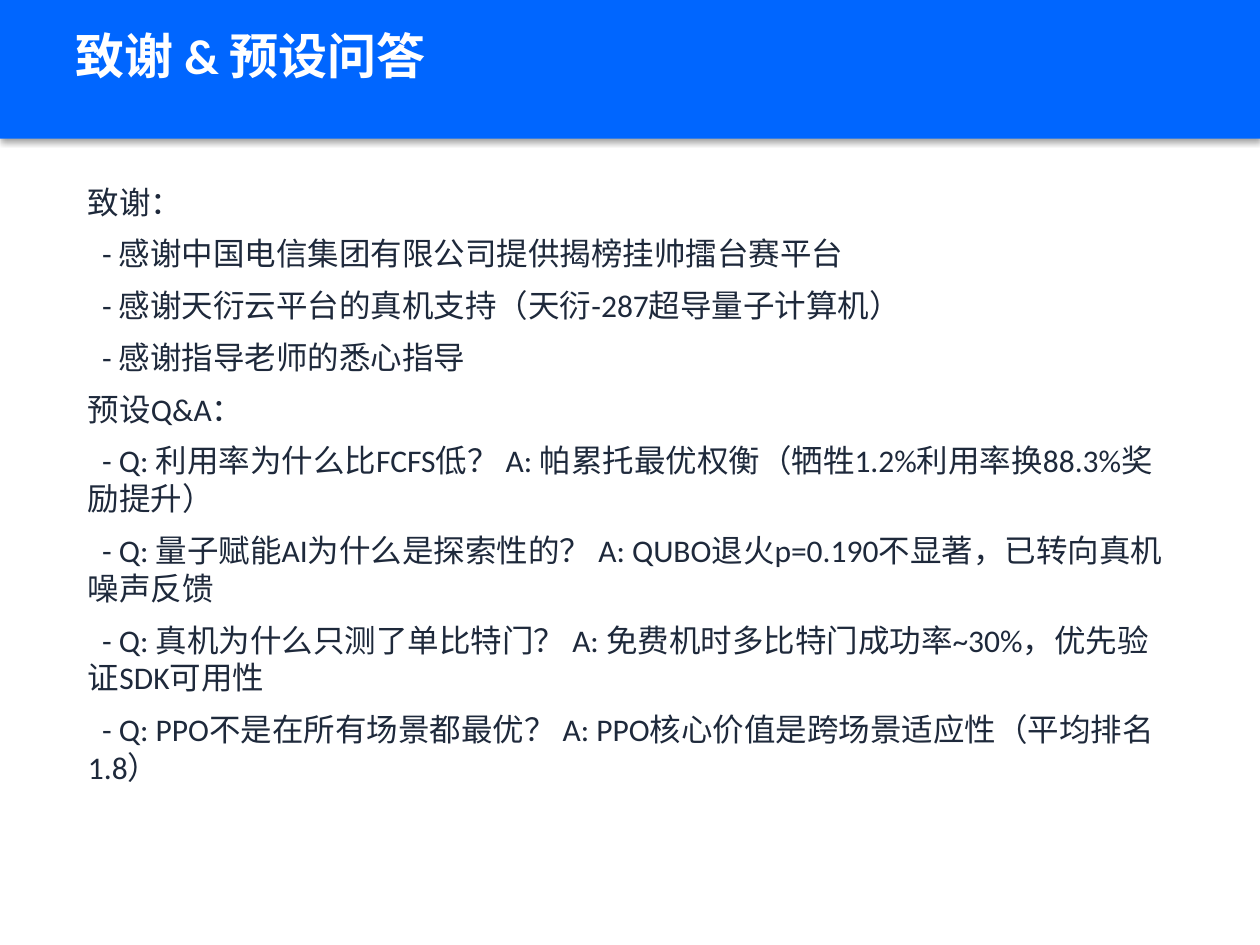
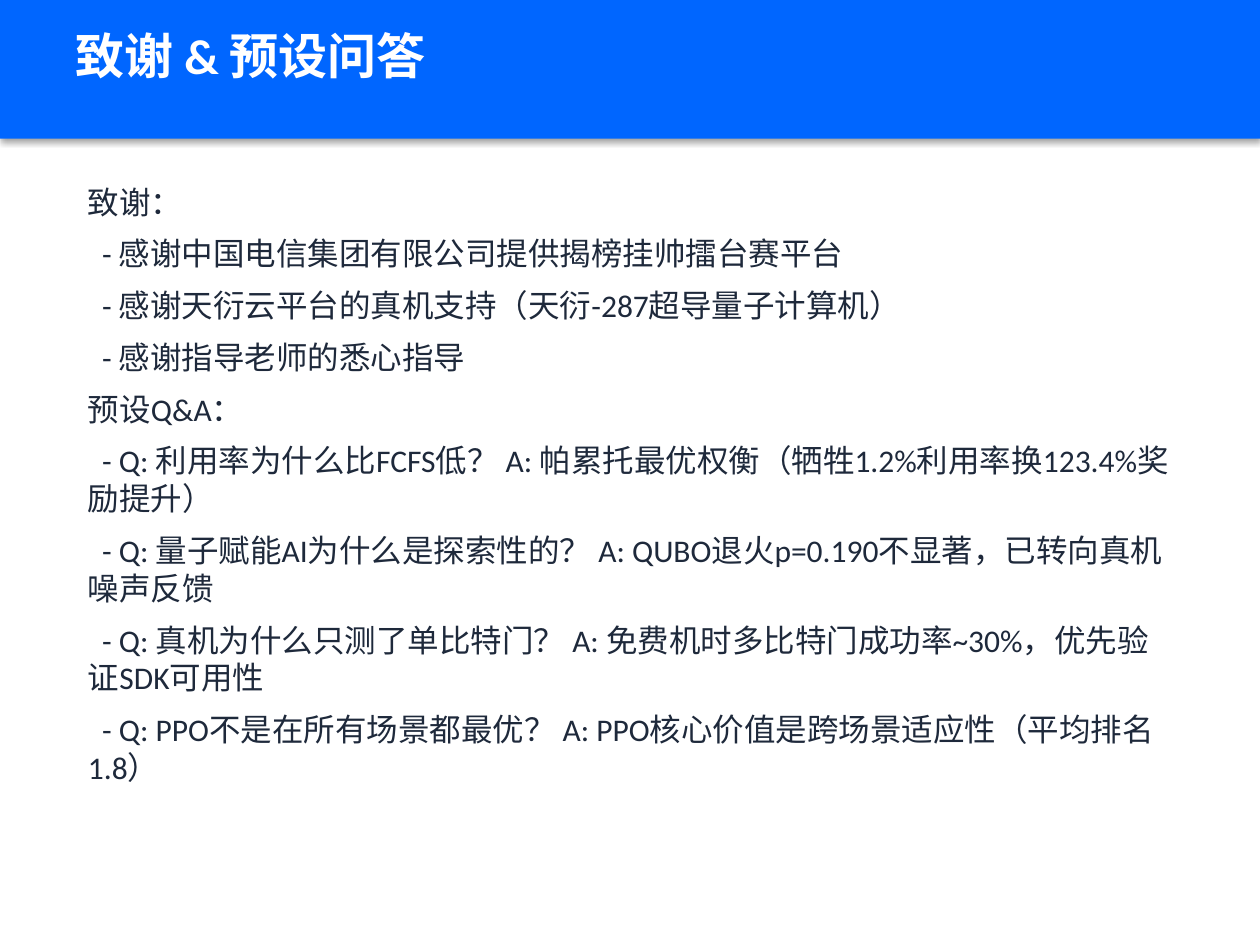
Before and after one commit to xiabai2008/quantum-rl-scheduler, a slide deck: slide 18 of deliverable_models/答辩PPT.pptx. Drawn at 1260x945 pixels with LibreOffice and Linux fonts; fonts in the diff are those of the drawing. Boxes give left, top, right and bottom in pixels: in the first picture for what was removed or moved away, otherwise in the second. Text is boxed around its words. In the diff, an @@ line names an element or a change of style, - is before the commit and + after.

```diff
--- a/deliverable_models/答辩PPT.pptx
+++ b/deliverable_models/答辩PPT.pptx
@@ text at [88,445,1169,513]: text changed @@
-- Q: 利用率为什么比FCFS低？ A: 帕累托最优权衡（牺牲1.2%利用率换88.3%奖励提升）
+- Q: 利用率为什么比FCFS低？ A: 帕累托最优权衡（牺牲1.2%利用率换123.4%奖励提升）
```
Also in this commit, not shown: 4 other slides changed, 42 other files.
